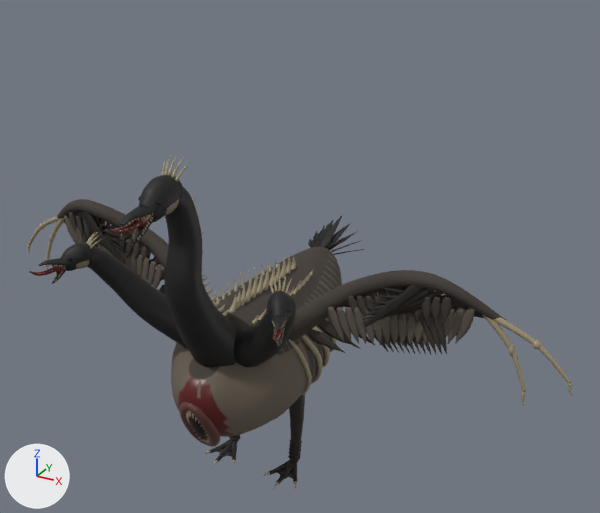
Before and after pictures for a commit that changed the Blender file art/goose/goose.blend.
Rendered twice from a 50 mm lens placed at (5.41, -8.82, 7.75), pointed at (0.52, 0.05, 3.31). Arrows for +X, +Y and +Z are at lower left; the lights stay in place. The older version comes first.

Names of what the first picture shows: 'eldritch_goose'.
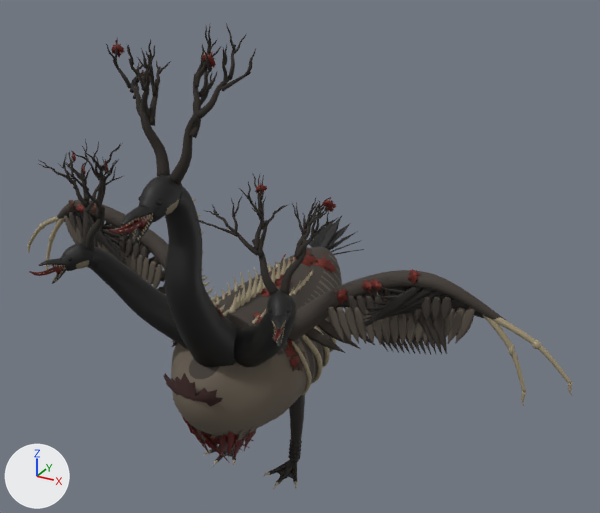
Pixel boxes (x1, y1, x2, y2) of what changed, in the pictures (600 x 513 px):
'eldritch_goose', reshaped (39% taller): before (27, 155, 573, 489); after (27, 24, 573, 489)
part 1 of me_eldritch_goose, deleted: before (86, 155, 292, 443)
part 2 of me_eldritch_goose, built on: before (53, 211, 506, 447); after (39, 28, 506, 463)
part 3 of me_eldritch_goose, recoloured (dark red to brown): (177, 376, 230, 436) in both

The edits, one by one:
Material 'RotLeafBrown' (mat_rotleafbrown) is new.
Its base color is (0.0704, 0.0252, 0.011) (brown #4b2c1b).
Its roughness is 0.75.
Material 'RotMaple' (mat_rotmaple) is new.
Its base color is (0.156, 0.016, 0.00802) (dark red #6e2216).
Its roughness is 0.7.
Material 'BrandScar' (mat_brandscar) is new.
Its base color is (0.0273, 0.00561, 0.00402) (dark red #2e110d).
Its roughness is 0.8.
Material 'DeadBark' (mat_deadbark) is new.
Its base color is (0.0242, 0.0194, 0.0152) (black #2b2621).
Its roughness is 0.92.
me_eldritch_goose is used by ob_eldritch_goose; location (0.0, 0.0, 0.0).
me_eldritch_goose had 62870 vertices, 60170 faces and spanned x -4.25..4.25, y -2.93..2.41, z 0.0..5.12.
me_eldritch_goose now has 82404 vertices, 77284 faces and spans x -4.25..4.25, y -2.93..2.41, z 0.0..6.52.
me_eldritch_goose part 1: 33 loose pieces with 1848 vertices, spanning x -1.42..1.42, y -1.97..-1.49, z 1.14..5.12, are deleted.
me_eldritch_goose part 2: 360 vertices moved within x -3.17..3.08, y -2.69..2.29, z 1.21..4.65; 4273 vertices removed from x -3.27..3.28, y -2.7..2.32, z 1.08..4.65; 24773 vertices added at x -3.27..3.28, y -2.7..2.32, z 0.69..6.47.
me_eldritch_goose part 3: 177 faces spanning x -0.57..0.42, y -1.83..-0.94, z 1.09..2.23 switch from mat_mawred (dark red #5a1714) to mat_breastpale (brown #665c4f).
Other edits to the shape of me_eldritch_goose do not show in these pictures.
me_eldritch_goose no longer uses material mat_rawflesh (brown #5c3530).
me_eldritch_goose no longer uses material mat_mawdark (black #1a0606).
me_eldritch_goose gains material mat_deadbark (black #2b2621).
me_eldritch_goose gains material mat_rotmaple (dark red #6e2216).
me_eldritch_goose gains material mat_rotleafbrown (brown #4b2c1b).
me_eldritch_goose gains material mat_brandscar (dark red #2e110d).
